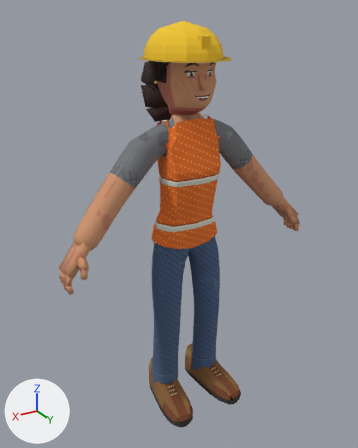
What one commit did to the glTF model docs/models/characters/CHR_QD_Rosa.glb.
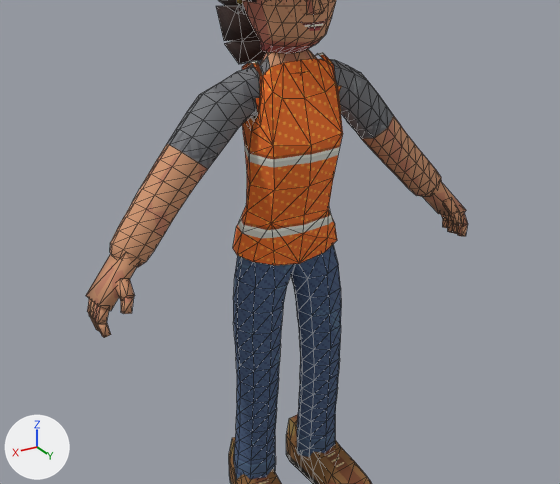
The first picture shows the older version from a camera (50 mm lens) standing at (0.994, 1.604, 1.648) and looking at (0.014, -0.03, 0.831). The close-ups show the older and then the newer version on the part from 1% to 100% of the width and 18% to 86% of the height of that picture. Only the edits that show in the close-ups are written down. Every picture has the same lights, and +X, +Y and +Z are marked at lower left. The close-ups show mesh edges as thin lines. Vertices at exactly the same position are counted once.

Script lines for the objects in view, before the commit:
```python
ob_qd_rosa_body = bpy.data.objects.new('QD_Rosa_Body', me_qd_rosa_body)
ob_qd_rosa_body.location = (0.0, 0.0, 0.0)
ob_qd_rosa_hair = bpy.data.objects.new('QD_Rosa_Hair', me_qd_rosa_hair)
ob_qd_rosa_hair.location = (0.0, 0.0, 0.0)
ob_qd_rosa_shoes = bpy.data.objects.new('QD_Rosa_Shoes', me_qd_rosa_shoes)
ob_qd_rosa_shoes.location = (0.0, 0.0, 0.0)
# also in view: 'QD_Rosa_Head' at (0.0, 0.004, 1.435)
```
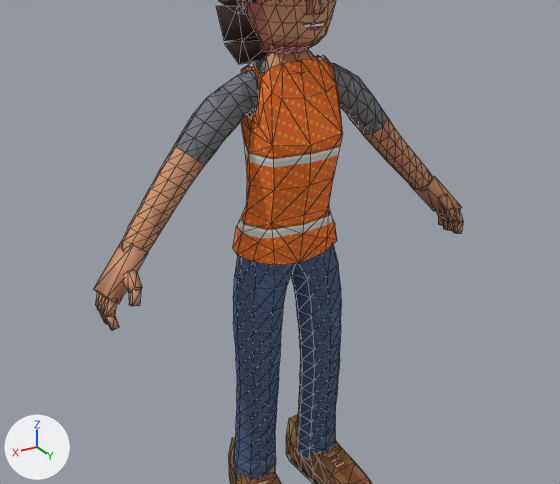
Location of each change, (x1, y1, x2, y2) in pixels of the close-ups (560 x 484 px; the box of a moved part takes in the faces that stretch with it):
'QD_Rosa_Body', reshaped
    before: (86, 49, 468, 480)
    after: (94, 49, 463, 480)
part 1 of me_qd_rosa_body, moved or reshaped
    before: (86, 254, 140, 311)
    after: (94, 240, 148, 304)
part 2 of me_qd_rosa_body, moved or reshaped
    before: (95, 305, 109, 324)
    after: (103, 298, 117, 317)
part 3 of me_qd_rosa_body, moved or reshaped
    before: (96, 322, 111, 338)
    after: (104, 316, 119, 331)
part 4 of me_qd_rosa_body, moved or reshaped
    before: (92, 303, 97, 320)
    after: (100, 296, 105, 313)
part 5 of me_qd_rosa_body, moved or reshaped
    before: (87, 299, 94, 318)
    after: (95, 292, 102, 311)
part 6 of me_qd_rosa_body, moved or reshaped
    before: (90, 317, 99, 331)
    after: (98, 310, 107, 324)
part 7 of me_qd_rosa_body, moved or reshaped
    before: (116, 279, 135, 301)
    after: (123, 271, 142, 293)
part 8 of me_qd_rosa_body, moved or reshaped
    before: (121, 297, 134, 314)
    after: (129, 289, 141, 306)
part 9 of me_qd_rosa_body, moved or reshaped
    before: (423, 181, 466, 216)
    after: (410, 176, 461, 214)
part 10 of me_qd_rosa_body, moved or reshaped
    before: (459, 214, 468, 227)
    after: (454, 210, 463, 224)
part 11 of me_qd_rosa_body, moved or reshaped
    before: (457, 224, 468, 236)
    after: (453, 222, 463, 234)
part 12 of me_qd_rosa_body, moved or reshaped
    before: (452, 223, 458, 234)
    after: (448, 222, 453, 231)
part 13 of me_qd_rosa_body, moved or reshaped
    before: (441, 214, 452, 222)
    after: (436, 212, 448, 220)
part 14 of me_qd_rosa_body, moved or reshaped
    before: (447, 222, 452, 233)
    after: (443, 219, 448, 230)
part 15 of me_qd_rosa_body, moved or reshaped
    before: (442, 219, 448, 228)
    after: (438, 216, 443, 226)
part 16 of me_qd_rosa_body, moved or reshaped
    before: (443, 197, 458, 214)
    after: (438, 194, 454, 211)
part 17 of me_qd_rosa_body, moved or reshaped
    before: (449, 211, 462, 225)
    after: (444, 207, 457, 222)
part 18 of me_qd_rosa_body, moved or reshaped
    before: (110, 49, 442, 267)
    after: (121, 49, 432, 252)
part 19 of me_qd_rosa_body, surface changed
    before: (140, 52, 414, 210)
    after: (149, 52, 407, 203)
part 20 of me_qd_rosa_body, recoloured
    before: (253, 96, 260, 117)
    after: (250, 97, 258, 114)

Edits to the bpy script that builds the scene:
```text
Change me_qd_rosa_body:
    remove me_qd_rosa_body.from_pydata(...)  # 926 vertices, 1724 faces; spans x -0.553..0.553, y -0.092..0.126, z 0.034..1.316
    add me_qd_rosa_body.from_pydata(...)  # 924 vertices, 1724 faces; spans x -0.534..0.534, y -0.092..0.126, z 0.034..1.314
    me_qd_rosa_body part 1: the loose piece of 8 vertices spanning x 0.431..0.546, y -0.011..0.096, z 0.766..0.899 is multiplied about its middle by the matrix ((1.0, -0.001, 0.009), (0.001, 1.0, -0.013), (-0.009, 0.013, 1.0)), then moved by (-0.019, 0.0, 0.013)
    me_qd_rosa_body part 2: the loose piece of 8 vertices spanning x 0.519..0.553, y 0.069..0.098, z 0.75..0.798 is moved by (-0.02, 0.001, 0.013)
    me_qd_rosa_body part 3: the loose piece of 8 vertices spanning x 0.527..0.553, y 0.077..0.102, z 0.721..0.761 is moved by (-0.02, 0.001, 0.013)
    me_qd_rosa_body part 4: the loose piece of 8 vertices spanning x 0.519..0.552, y 0.048..0.076, z 0.75..0.794 is moved by (-0.02, 0.001, 0.013)
    me_qd_rosa_body part 5: the loose piece of 14 vertices spanning x 0.519..0.553, y 0.008..0.056, z 0.744..0.791 is moved by (-0.02, 0.001, 0.013)
    me_qd_rosa_body part 6: the loose piece of 8 vertices spanning x 0.527..0.552, y 0.036..0.061, z 0.717..0.755 is moved by (-0.02, 0.002, 0.013)
    me_qd_rosa_body part 7: the loose piece of 8 vertices spanning x 0.465..0.501, y 0.064..0.12, z 0.799..0.851 is moved by (-0.019, 0.0, 0.014)
    me_qd_rosa_body part 8: the loose piece of 8 vertices spanning x 0.473..0.501, y 0.096..0.126, z 0.776..0.819 is moved by (-0.02, 0.001, 0.014)
    me_qd_rosa_body part 9: the loose piece of 8 vertices spanning x -0.546..-0.431, y -0.011..0.096, z 0.766..0.899 is multiplied about its middle by the matrix ((1.0, 0.001, -0.009), (-0.001, 1.0, -0.013), (0.009, 0.013, 1.0)), then moved by (0.019, 0.0, 0.013)
    me_qd_rosa_body part 10: the loose piece of 8 vertices spanning x -0.553..-0.519, y 0.069..0.098, z 0.75..0.798 is moved by (0.02, 0.001, 0.013)
    me_qd_rosa_body part 11: the loose piece of 8 vertices spanning x -0.553..-0.527, y 0.077..0.102, z 0.721..0.761 is moved by (0.02, 0.001, 0.013)
    me_qd_rosa_body part 12: the loose piece of 8 vertices spanning x -0.551..-0.526, y 0.056..0.081, z 0.722..0.761 is moved by (0.02, 0.001, 0.013)
    me_qd_rosa_body part 13: the loose piece of 14 vertices spanning x -0.553..-0.519, y 0.008..0.056, z 0.744..0.791 is moved by (0.02, 0.001, 0.013)
    me_qd_rosa_body part 14: the loose piece of 8 vertices spanning x -0.552..-0.527, y 0.036..0.061, z 0.717..0.755 is moved by (0.02, 0.002, 0.013)
    me_qd_rosa_body part 15: the loose piece of 8 vertices spanning x -0.55..-0.526, y 0.015..0.039, z 0.725..0.757 is moved by (0.02, 0.002, 0.012)
    me_qd_rosa_body part 16: the loose piece of 8 vertices spanning x -0.501..-0.465, y 0.064..0.12, z 0.799..0.851 is moved by (0.019, 0.0, 0.014)
    me_qd_rosa_body part 17: the loose piece of 8 vertices spanning x -0.501..-0.473, y 0.096..0.126, z 0.776..0.819 is moved by (0.02, 0.001, 0.014)
    me_qd_rosa_body part 18: 271 vertices moved from x -0.391..0.391, y -0.077..0.097, z 0.953..1.316 to x -0.37..0.37, y -0.076..0.096, z 0.968..1.314; 94 vertices removed from x -0.485..0.485, y -0.053..0.074, z 0.844..1.278; 92 vertices added at x -0.459..0.459, y -0.051..0.06, z 0.863..1.273
    me_qd_rosa_body part 19: 230 kept faces spanning x -0.37..0.37, y -0.052..0.051, z 0.968..1.314 get new texture (UV) coordinates
    me_qd_rosa_body part 20: 8 faces spanning x -0.123..0.123, y 0.001..0.037, z 1.149..1.204 switch from mat_qd_rosa_topfront (picture img_t_qd_rosa_topfront) to mat_qd_rosa_top (picture img_t_qd_rosa_top)
    other edits to the shape of me_qd_rosa_body do not show in these pictures
```
